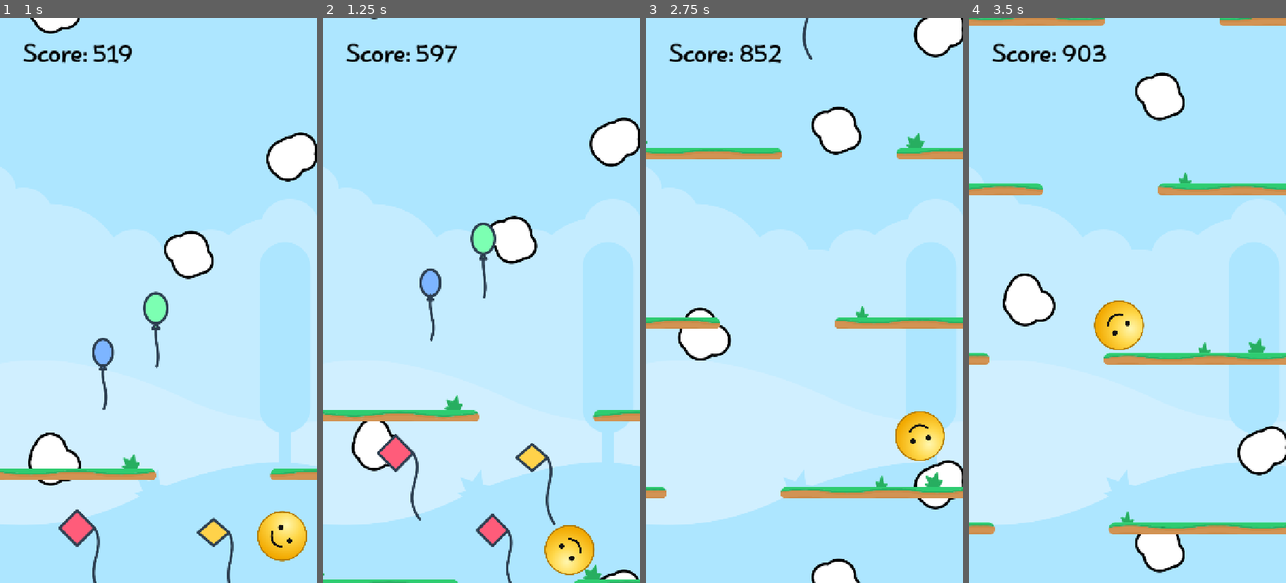
Above: before the commit, frames 1-4 (left to right).
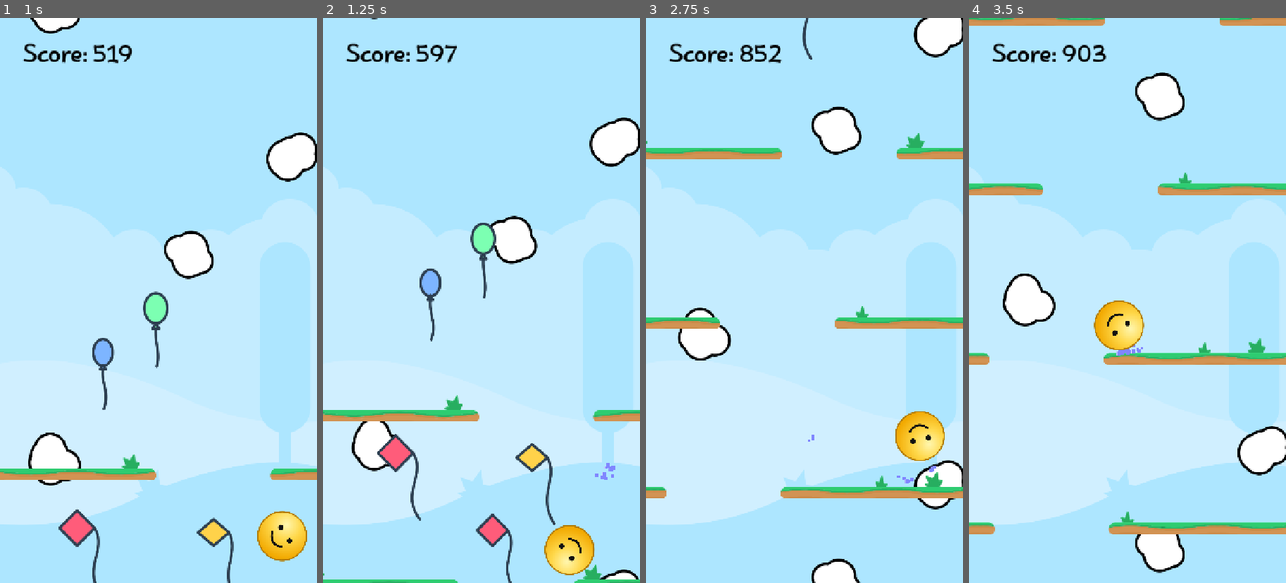
Above: after the commit, the same moments.

Repository: hamma2/droppin
Game: Godot game, scene res://Scenes/main.tscn
Two runs of this game, one before a commit and one after it. Both use one fixed random seed, a clock stepped at 60 frames per second and the inputs below.
Inputs (mouse positions are in pixels of both pictures, inside the frame that each line leads up to):
- Up to frame 1 (1 s): move the mouse to (228, 272) at 0.52 s; hold Right (ui_right) from 0.53 s (still down); hold Shift from 0.53 s (still down); click (228, 272) at 0.67 s
- Up to frame 2 (1.25 s): keep holding Right (ui_right); keep holding Shift
- Up to frame 3 (2.75 s): release Right (ui_right) at 1.25 s; release Shift at 1.25 s; drag from (741, 328) to (788, 413) at 1.27 s; move the mouse to (836, 176) at 2.02 s; hold Right (ui_right) from 2.03 s (still down); hold Shift from 2.03 s (still down)
- Up to frame 4 (3.5 s): release Right (ui_right) at 2.75 s; release Shift at 2.75 s; drag from (1111, 413) to (1032, 215) at 2.77 s

Frame 1 is identical in both runs. In frame 2, less than 0.1% of the frame differs, in the area x 85-93%, y 78-82%; in frame 3, less than 0.1%; in frame 4, less than 0.1%, in the area x 46-55%, y 57-60%.

Commit message:
add basic particle effect on object collision with ball

Diff:
--- /dev/null
+++ b/Materials/sky_postcard_theme/ball_hit_particle_sky_theme.tres
@@ -0,0 +1,3 @@
+[gd_resource type="ParticleProcessMaterial" format=3 uid="uid://cs7wdsla5rl8i"]
+
+[resource]
--- /dev/null
+++ b/Scenes/Parallax_Themes/sky_postcard_theme/ball_particle.tscn
@@ -0,0 +1,26 @@
+[gd_scene format=3 uid="uid://csirjwawwvfly"]
+
+[sub_resource type="Gradient" id="Gradient_ruoml"]
+offsets = PackedFloat32Array(0, 0.06410257)
+colors = PackedColorArray(1, 1, 1, 1, 0.50107104, 0.52548146, 1, 1)
+
+[sub_resource type="GradientTexture2D" id="GradientTexture2D_0vdnl"]
+gradient = SubResource("Gradient_ruoml")
+
+[node name="BallParticle" type="CPUParticles2D" unique_id=656760620]
+emitting = false
+texture = SubResource("GradientTexture2D_0vdnl")
+lifetime = 0.2
+one_shot = true
+explosiveness = 0.1
+randomness = 0.27
+lifetime_randomness = 0.38
+direction = Vector2(1, -1000)
+initial_velocity_min = 78.13
+initial_velocity_max = 255.21
+linear_accel_min = -40.62
+linear_accel_max = 27.08
+scale_amount_min = 0.1
+scale_amount_max = 0.15
+hue_variation_min = 0.15
+hue_variation_max = 0.15
--- a/Scripts/Ball.gd
+++ b/Scripts/Ball.gd
@@ -19,6 +19,9 @@
 @export_enum("Keyboard", "Accelerometer", "Touch", "All") var input_method: int = 3
 
 @onready var sprite = $/root/PlayScene/Ball/CollisionShape2D/Sprite2D
+
+# particles on collision
+@onready var particles_scene = preload("res://Scenes/Parallax_Themes/sky_postcard_theme/ball_particle.tscn")
 
 var touch_target_x: float = 0.0
 var is_touching: bool = false
@@ -47,6 +50,28 @@
     if body.name == "Ceiling" or body.is_in_group("ceiling"):
         emit_signal("hit_ceiling")
 
+
+
+
+func spawn_particles(collision: KinematicCollision2D):
+    # Instance the particles
+    var particles = particles_scene.instantiate()
+    get_parent().add_child(particles)
+
+    # Position them at the collision point
+    particles.global_position = collision.get_position()
+
+    # Optional: Rotate particles to match collision normal
+    particles.rotation = collision.get_normal().angle()
+
+    # Start emitting
+    particles.emitting = true
+
+    # Auto-destroy particle node after lifetime ends
+    await particles.finished
+    particles.queue_free()
+
+
 func _input(event):
     """Behandelt Touch-Input"""
     if event is InputEventScreenTouch:
@@ -67,9 +92,23 @@
     if abs(linear_velocity.x) > max_horizontal_velocity:
         linear_velocity.x = sign(linear_velocity.x) * max_horizontal_velocity
 
-    var speed = linear_velocity.length()
-    var deform = clamp(speed / 1000.0, 0.0, 0.2)
-    sprite.material.set_shader_parameter("deformation_amount", deform)
+    #var speed = linear_velocity.length()
+    #var deform = clamp(speed / 1000.0, 0.0, 0.2)
+    #sprite.material.set_shader_parameter("deformation_amount", deform)
+
+    var collisions = get_colliding_bodies()
+    for i in collisions.size():
+        var collision = collisions[i]
+        if collision:
+            var particles = particles_scene.instantiate()
+            particles.position = position + Vector2(0, sprite.texture.get_size().y / 4)
+            get_parent().add_child(particles)
+            particles.emitting = true
+
+            # Erzeuge Partikel bei Kollision
+            # Auto-destroy particle node after lifetime ends
+            await particles.finished
+            particles.queue_free()
 
 func handle_movement():
     """Behandelt alle Input-Methoden"""
